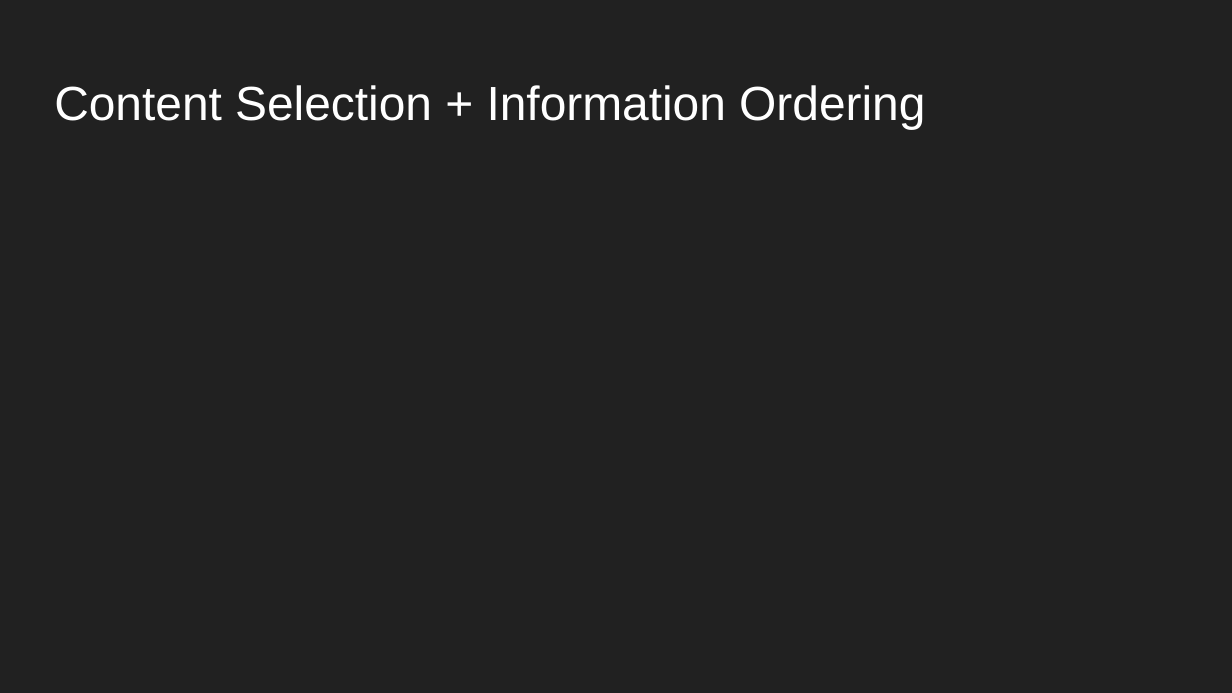
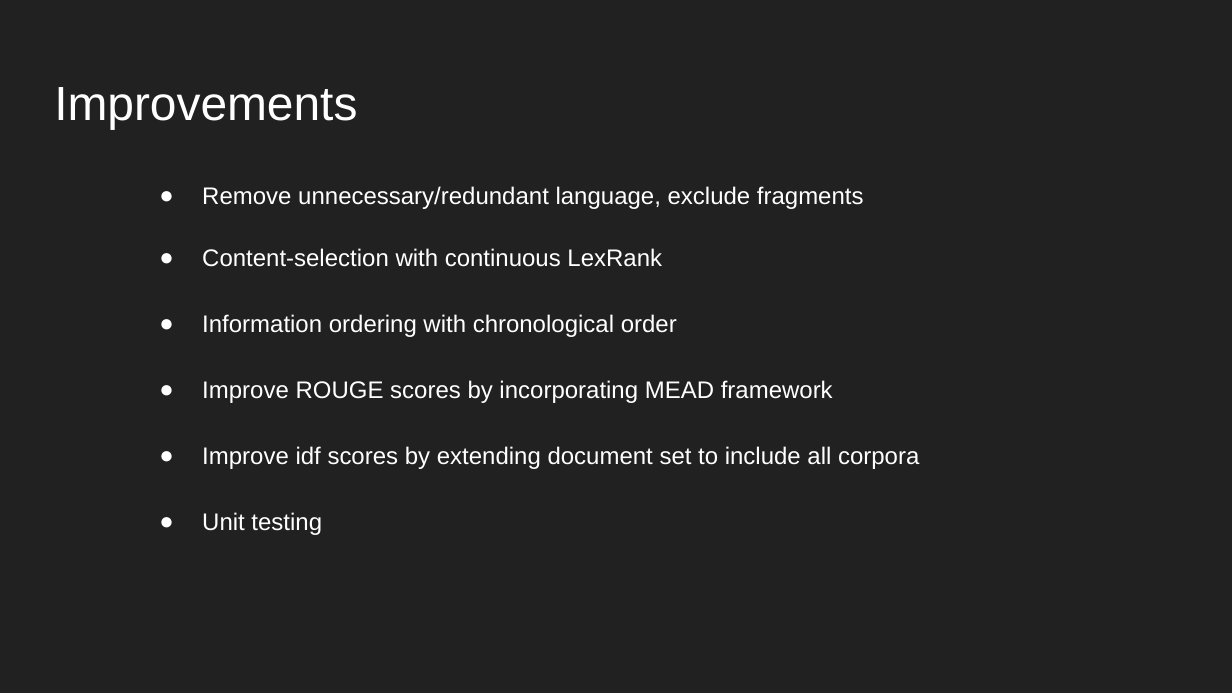
Before and after one commit to lonnystrunk/573-HXLB, a slide deck: slide 7 of doc/D2_presentation.pptx (slide 4 before the commit). Drawn at 1232x693 pixels with LibreOffice and Linux fonts; fonts in the diff are those of the drawing. Boxes give left, top, right and bottom in pixels: in the first picture for what was removed or moved away, otherwise in the second. Text is boxed around its words. In the diff, an @@ line names an element or a change of style, - is before the commit and + after.

```diff
--- a/doc/D2_presentation.pptx
+++ b/doc/D2_presentation.pptx
@@ title at [54,87,357,129]: text changed @@
-Content Selection + Information Ordering
+Improvements
@@ text added at [202,186,919,535], 14 pt, text #FFFFFF @@
+● Remove unnecessary/redundant language, exclude fragments
+● Content-selection with continuous LexRank
+● Information ordering with chronological order
+● Improve ROUGE scores by incorporating MEAD framework
+● Improve idf scores by extending document set to include all corpora
+● Unit testing
```
Also in this commit, not shown: 6 slides added, 3 slides removed.
